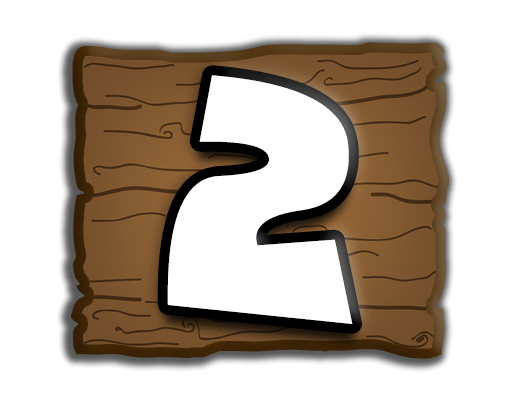
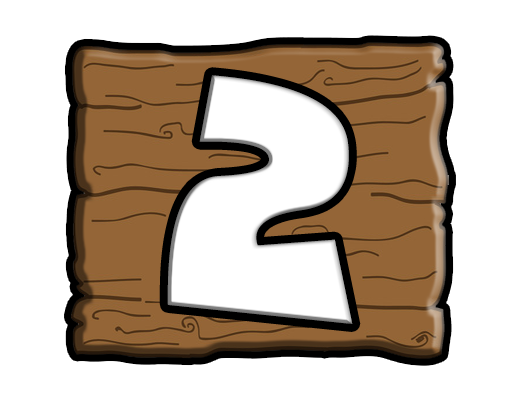
Before/after of a 520px x 400px layered artwork. What changed in the layer stack:
pixels changed over (56, 33, 458, 372) (layer not identified)
